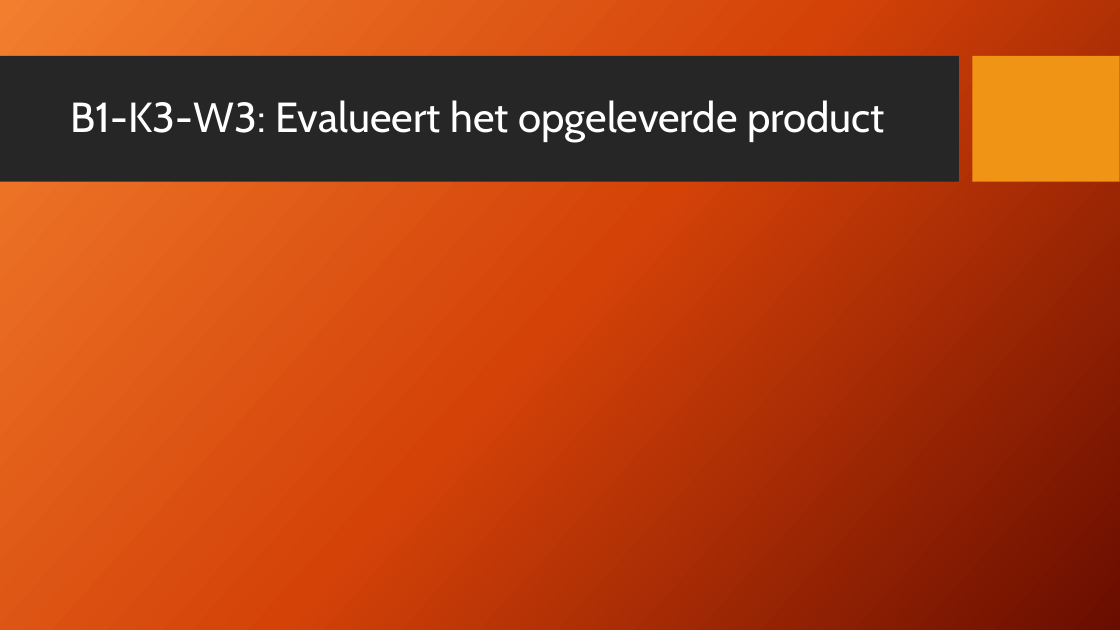
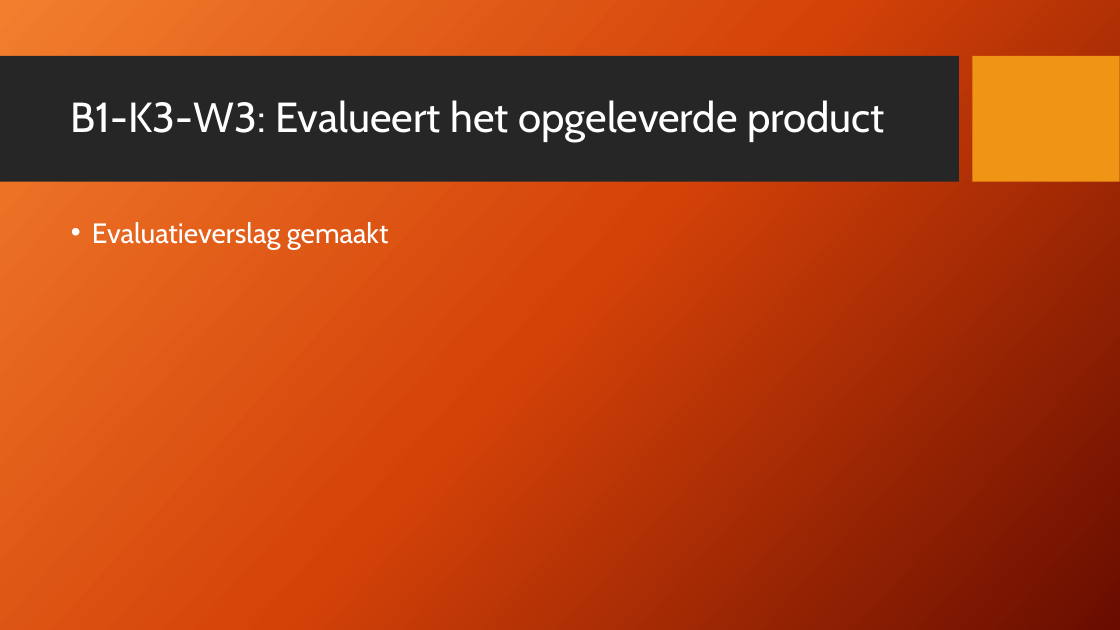
Before and after one commit to Kurtsuside1/Plotter-Data, a slide deck: slide 14 of PVB opdracht.pptx. Drawn at 1120x630 pixels with LibreOffice and Linux fonts; fonts in the diff are those of the drawing; background and template pictures are left out. Boxes give left, top, right and bottom in pixels: in the first picture for what was removed or moved away, otherwise in the second. Text is boxed around its words. In the diff, an @@ line names an element or a change of style, - is before the commit and + after.

Commit message:
Powerpoint

```diff
--- a/PVB opdracht.pptx
+++ b/PVB opdracht.pptx
@@ text added at <box>92,222,389,249</box>, 24 pt, text #FFFFFF @@
+• Evaluatieverslag gemaakt
```
Also in this commit, not shown: 1 other slide changed, 3 slides added.
